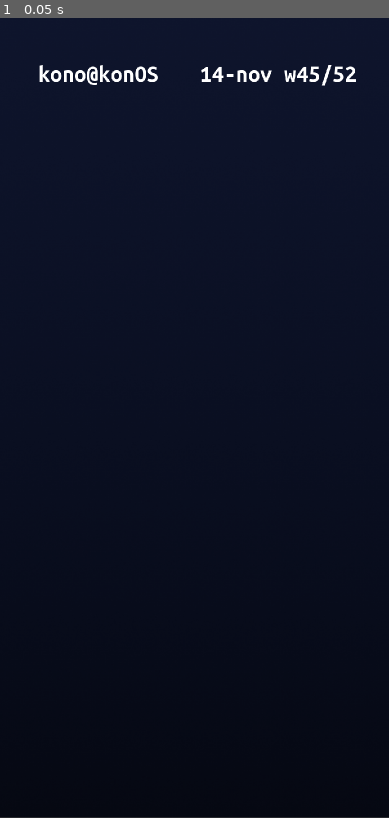
Above: before the commit, frame 1.
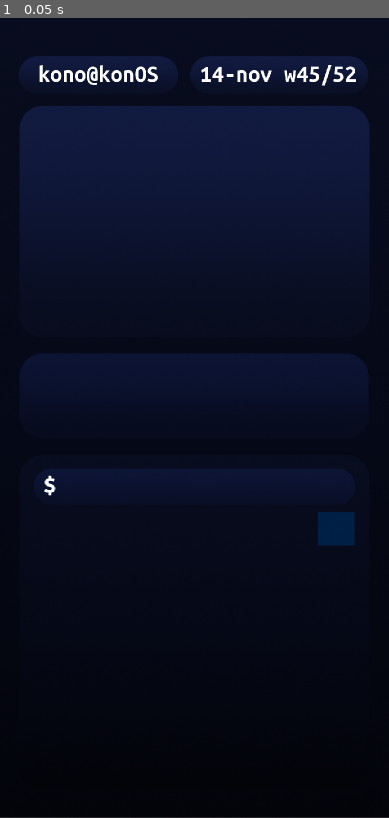
Above: after the commit, the same moment.

Repository: Kono-o/KonOS
Game: Godot game, scene res://scenes/app.tscn
The game is run twice, just before and just after one commit, with the same random seed, the same clock (stepped at 60 frames per second) and the same inputs.
Inputs:
- Up to frame 1 (0.05 s): no input

The runs differ from the first frame. In frame 1, 0.4% of the frame differs, in the area x 11-92%, y 57-66%.

Commit message:
terminal boilerplate

Diff:
--- a/scenes/app.tscn
+++ b/scenes/app.tscn
@@ -1,14 +1,27 @@
-[gd_scene load_steps=7 format=3 uid="uid://dvhagijf6wqio"]
+[gd_scene load_steps=14 format=3 uid="uid://dvhagijf6wqio"]
 
-[ext_resource type="Texture2D" uid="uid://bmye7ai5fh582" path="res://sprites/background.png" id="1_wl3rw"]
+[ext_resource type="Texture2D" uid="uid://dofavxr8r7gb6" path="res://sprites/bg2.png" id="1_siedw"]
 [ext_resource type="Texture2D" uid="uid://eucmc22vrs7w" path="res://sprites/mock.png" id="2_oenar"]
+[ext_resource type="Texture2D" uid="uid://cmpty37hi66gw" path="res://sprites/off.png" id="3_14l1i"]
 [ext_resource type="FontFile" uid="uid://stpsp151thtd" path="res://fonts/ubuntu mono/UbuntuMono-Bold.ttf" id="3_k0n6d"]
-[ext_resource type="Script" path="res://scenes/username.gd" id="4_pfvb5"]
-[ext_resource type="Script" path="res://scenes/date.gd" id="4_t2a4h"]
+[ext_resource type="Script" path="res://scenes/enter.gd" id="3_oqjfv"]
+[ext_resource type="Texture2D" uid="uid://d3biwnygqhhf7" path="res://sprites/on.png" id="4_2xoke"]
+[ext_resource type="Script" path="res://scripts/username.gd" id="4_pfvb5"]
+[ext_resource type="Script" path="res://scripts/date.gd" id="4_t2a4h"]
 
 [sub_resource type="LabelSettings" id="LabelSettings_2sgqu"]
 font = ExtResource("3_k0n6d")
 font_size = 67
+
+[sub_resource type="Theme" id="Theme_14i6j"]
+default_font = ExtResource("3_k0n6d")
+default_font_size = 67
+
+[sub_resource type="StyleBoxEmpty" id="StyleBoxEmpty_pnns6"]
+
+[sub_resource type="StyleBoxEmpty" id="StyleBoxEmpty_k0dsg"]
+
+[sub_resource type="StyleBoxEmpty" id="StyleBoxEmpty_lcs1y"]
 
 [node name="App" type="Node2D"]
 
@@ -17,7 +30,7 @@
 [node name="Gradient Texture" type="TextureRect" parent="Bg"]
 offset_right = 1080.0
 offset_bottom = 2220.0
-texture = ExtResource("1_wl3rw")
+texture = ExtResource("1_siedw")
 
 [node name="Mockup (Disable before export)" type="TextureRect" parent="Bg/Gradient Texture"]
 visible = false
@@ -27,8 +40,6 @@
 texture = ExtResource("2_oenar")
 
 [node name="UI" type="Node2D" parent="."]
-
-[node name="Menu Buttons" type="Node2D" parent="UI"]
 
 [node name="UsernameLabel" type="Label" parent="UI"]
 offset_left = 89.0
@@ -49,3 +60,47 @@
 label_settings = SubResource("LabelSettings_2sgqu")
 horizontal_alignment = 1
 script = ExtResource("4_t2a4h")
+
+[node name="ColorRect" type="ColorRect" parent="UI"]
+visible = false
+anchors_preset = -1
+anchor_left = -0.076
+offset_left = 94.0
+offset_top = 1253.0
+offset_right = 986.0
+offset_bottom = 1349.0
+color = Color(0, 0.0666667, 0.168627, 1)
+
+[node name="TerminalLine" type="LineEdit" parent="UI"]
+offset_left = 170.0
+offset_top = 1243.0
+offset_right = 953.0
+offset_bottom = 1350.0
+theme = SubResource("Theme_14i6j")
+theme_override_colors/font_color = Color(1, 1, 1, 1)
+theme_override_colors/font_selected_color = Color(1, 1, 1, 1)
+theme_override_fonts/font = ExtResource("3_k0n6d")
+theme_override_font_sizes/font_size = 67
+theme_override_styles/normal = SubResource("StyleBoxEmpty_pnns6")
+theme_override_styles/focus = SubResource("StyleBoxEmpty_k0dsg")
+theme_override_styles/read_only = SubResource("StyleBoxEmpty_lcs1y")
+max_length = 22
+context_menu_enabled = false
+flat = true
+caret_blink_interval = 0.45
+
+[node name="Buttons" type="Node2D" parent="UI"]
+
+[node name="EnterButton" type="TextureButton" parent="UI/Buttons"]
+texture_filter = 1
+offset_left = 883.0
+offset_top = 1372.0
+offset_right = 984.0
+offset_bottom = 1464.0
+texture_normal = ExtResource("3_14l1i")
+texture_pressed = ExtResource("4_2xoke")
+ignore_texture_size = true
+stretch_mode = 1
+script = ExtResource("3_oqjfv")
+
+[connection signal="button_up" from="UI/Buttons/EnterButton" to="UI/Buttons/EnterButton" method="_on_button_up"]
--- /dev/null
+++ b/scenes/enter.gd
@@ -0,0 +1,27 @@
+extends TextureButton
+
+var command = ""
+var keywordArray;
+@onready var TerminalLine = get_node("/root/App/UI/TerminalLine")
+@onready var UsernameLabel = get_node("/root/App/UI/UsernameLabel")
+
+func keywordEngine():
+	if keywordArray.size() > 2:
+		if keywordArray[0] == "name":
+			if keywordArray [1] == "set":
+				UsernameLabel.text = keywordArray[2]
+
+
+func _on_button_up():
+	command = TerminalLine.text
+	TerminalLine.text = ""
+	keywordArray = command.split(' ',false, 64)
+	#for i in keywordArray.size():
+	#	print(keywordArray[i])
+	keywordEngine()
+
+func _ready():
+	pass
+
+func _process(delta):
+	pass
Renamed: scenes/date.gd -> scripts/date.gd
Renamed: scenes/username.gd -> scripts/username.gd
Binary file added: sprites/bg2.png
Not shown, added: sprites/bg2.png.import
Binary file added: sprites/off.png
Not shown, added: sprites/off.png.import
Binary file added: sprites/on.png
Not shown, added: sprites/on.png.import
